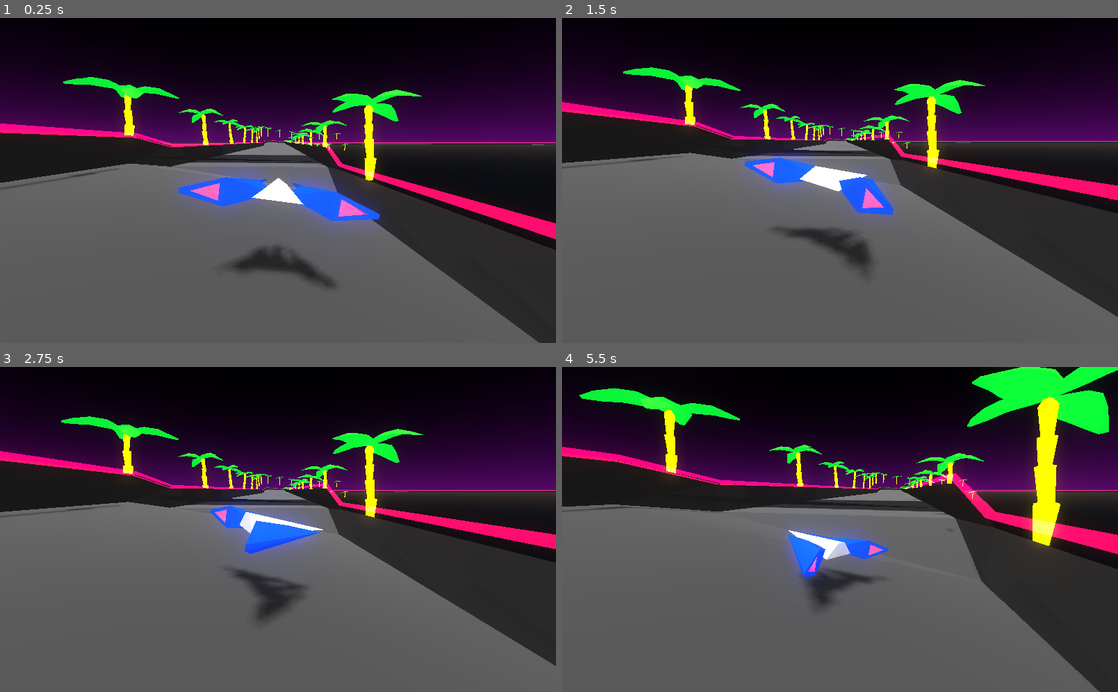
Above: before the commit, frames 1-4 (two rows, left to right).
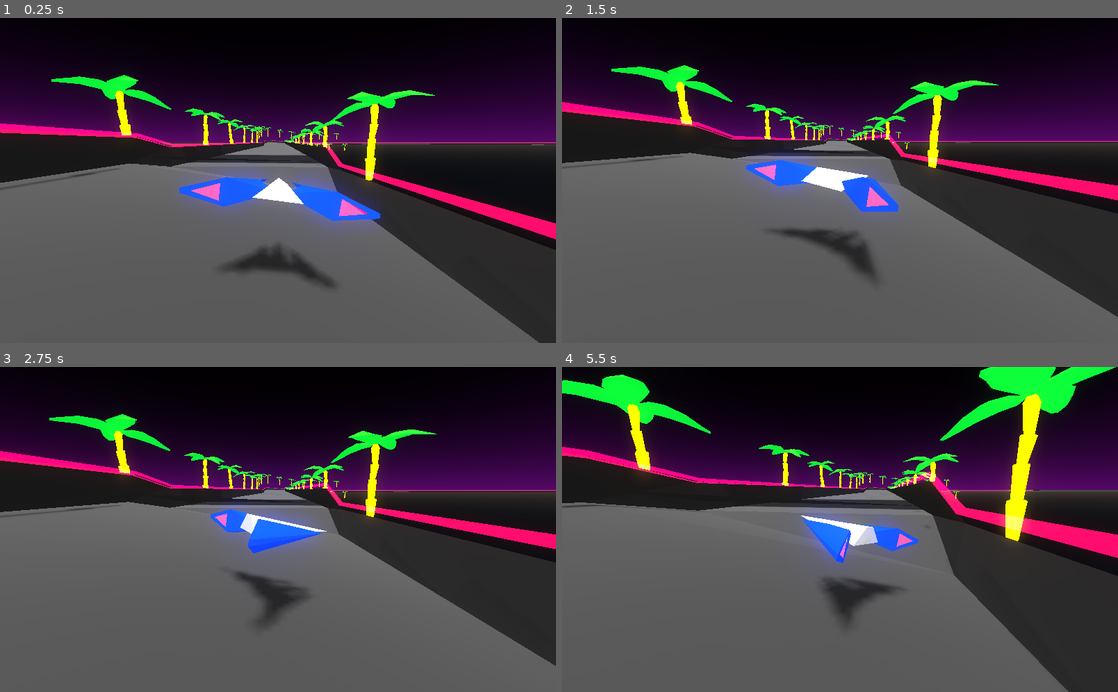
Above: after the commit, the same moments.

Repository: jkirsons/Racer-3.2.2
Game: Godot game, scene res://Track.tscn
The game is run twice, just before and just after one commit, with the same random seed, the same clock (stepped at 60 frames per second) and the same inputs.
Inputs:
- Up to frame 1 (0.25 s): no input
- Up to frame 2 (1.5 s): hold Right (ui_right) 0.53-1.28 s; hold Down (ui_down) from 1.28 s (still down)
- Up to frame 3 (2.75 s): release Down (ui_down) at 2.03 s; hold Right (ui_right) from 2.03 s (still down)
- Up to frame 4 (5.5 s): release Right (ui_right) at 2.78 s; hold Up (ui_up) 2.78-3.53 s; hold Left (ui_left) 3.53-5.03 s; hold Down (ui_down) from 5.03 s (still down)

The runs differ from the first frame. In frame 1, 2.1% of the frame differs, in the area x 9-79%, y 17-63%; in frame 2, 2.6%; in frame 3, 2.5%; in frame 4, 17%, in the area x 0-100%, y 0-100%.
Error before the commit: Invalid operands 'Basis' and 'Basis' in operator '+'. (res://scripts/Hover)

Commit message:
instability

Diff:
--- a/Track.tscn
+++ b/Track.tscn
@@ -182,6 +182,7 @@
 curve = SubResource( 8 )
 script = ExtResource( 4 )
 parent_path = NodePath("../../../../../Root/Track/MainPath")
+start_node = 0
 length = 24
 
 [node name="CSGPolygon" type="CSGPolygon" parent="Track/MainPath/Linked Paths/Rail"]
@@ -201,6 +202,7 @@
 curve = SubResource( 8 )
 script = ExtResource( 4 )
 parent_path = NodePath("../../../../../Root/Track/MainPath")
+start_node = 0
 length = 24
 
 [node name="CSGPolygon" type="CSGPolygon" parent="Track/MainPath/Linked Paths/Rail2"]
@@ -226,103 +228,109 @@
 
 [node name="Vehicle" parent="." instance=ExtResource( 8 )]
 transform = Transform( 1, 0, 0, 0, 1, 0, 0, 0, 1, 0, 2.12198, 0 )
+instability_period = 1.6
+offset_position_max = Vector3( 0.07, 0.06, 0 )
 
 [node name="Trees" type="Spatial" parent="."]
 script = ExtResource( 9 )
 parent_path = NodePath("../Track/MainPath")
 object_res = ExtResource( 10 )
+start_pos = 0.0
 copies = 14
 space_between = 0.01
 offset = Vector3( -8.222, -0.409, 0 )
 random_rotate = true
+align_to_path = false
+clamp_to_ground = false
 mirror_x = true
 
 [node name="Trees__0" parent="Trees" instance=ExtResource( 10 )]
-transform = Transform( 0.7675, 0, 0.641049, 0, 1, 0, -0.641049, 0, 0.7675, 6.25064, -0.920042, -12.687 )
+transform = Transform( -0.805939, 0, 0.591999, 0, 1, 0, -0.591999, 0, -0.805939, 6.25064, -0.920042, -12.687 )
 
 [node name="Trees__0_(Mirror)" parent="Trees" instance=ExtResource( 10 )]
-transform = Transform( 0.712535, 0, -0.701636, 0, 1, 0, 0.701636, 0, 0.712535, -10.1636, 0.021072, -12.9619 )
+transform = Transform( 0.621681, 0, 0.783271, 0, 1, 0, -0.783271, 0, 0.621681, -10.1636, 0.021072, -12.9619 )
 
 [node name="Trees__1" parent="Trees" instance=ExtResource( 10 )]
-transform = Transform( -0.290198, 0, 0.956967, 0, 1, 0, -0.956967, 0, -0.290198, 6.49018, -1.13845, -28.9377 )
+transform = Transform( -0.542034, 0, 0.840357, 0, 1, 0, -0.840357, 0, -0.542034, 6.49018, -1.13845, -28.9377 )
 
 [node name="Trees__1_(Mirror)" parent="Trees" instance=ExtResource( 10 )]
-transform = Transform( -0.809212, 0, 0.587517, 0, 1, 0, -0.587517, 0, -0.809212, -9.88147, 0.372862, -29.2074 )
+transform = Transform( 0.869115, 0, -0.49461, 0, 1, 0, 0.49461, 0, 0.869115, -9.88147, 0.372862, -29.2074 )
 
 [node name="Trees__2" parent="Trees" instance=ExtResource( 10 )]
-transform = Transform( 0.863403, 0, -0.504515, 0, 1, 0, 0.504515, 0, 0.863403, 6.74592, -1.21605, -45.3377 )
+transform = Transform( 0.691657, 0, -0.722226, 0, 1, 0, 0.722226, 0, 0.691657, 6.74592, -1.21605, -45.3377 )
 
 [node name="Trees__2_(Mirror)" parent="Trees" instance=ExtResource( 10 )]
-transform = Transform( 0.703917, 0, 0.710283, 0, 1, 0, -0.710283, 0, 0.703917, -9.59646, 0.58442, -45.607 )
+transform = Transform( 0.354503, 0, 0.935055, 0, 1, 0, -0.935055, 0, 0.354503, -9.59646, 0.58442, -45.607 )
 
 [node name="Trees__3" parent="Trees" instance=ExtResource( 10 )]
-transform = Transform( 0.942014, 0, 0.335573, 0, 1, 0, -0.335573, 0, 0.942014, 7.00335, -1.28108, -61.8647 )
+transform = Transform( -0.997658, 0, 0.0683938, 0, 1, 0, -0.0683938, 0, -0.997658, 7.00335, -1.28108, -61.8647 )
 
 [node name="Trees__3_(Mirror)" parent="Trees" instance=ExtResource( 10 )]
-transform = Transform( -0.428162, 0, -0.903702, 0, 1, 0, 0.903702, 0, -0.428162, -9.30768, 0.784518, -62.1314 )
+transform = Transform( -0.999997, 0, -0.00244507, 0, 1, 0, 0.00244507, 0, -0.999997, -9.30768, 0.784518, -62.1314 )
 
 [node name="Trees__4" parent="Trees" instance=ExtResource( 10 )]
-transform = Transform( -0.907751, 0, 0.419509, 0, 1, 0, -0.419509, 0, -0.907751, 7.25578, -1.3542, -78.3159 )
+transform = Transform( -0.874189, 0, 0.485586, 0, 1, 0, -0.485586, 0, -0.874189, 7.25578, -1.3542, -78.3159 )
 
 [node name="Trees__4_(Mirror)" parent="Trees" instance=ExtResource( 10 )]
-transform = Transform( -0.97303, 0, -0.230678, 0, 1, 0, 0.230678, 0, -0.97303, -9.01721, 0.992435, -78.5827 )
+transform = Transform( 0.202678, 0, -0.979245, 0, 1, 0, 0.979245, 0, 0.202678, -9.01721, 0.992435, -78.5827 )
 
 [node name="Trees__5" parent="Trees" instance=ExtResource( 10 )]
-transform = Transform( -0.250176, 0, 0.9682, 0, 1, 0, -0.9682, 0, -0.250176, 7.48932, -1.48809, -94.5693 )
+transform = Transform( -0.622615, 0, 0.782528, 0, 1, 0, -0.782528, 0, -0.622615, 7.48932, -1.48809, -94.5693 )
 
 [node name="Trees__5_(Mirror)" parent="Trees" instance=ExtResource( 10 )]
-transform = Transform( -0.758968, 0, 0.651128, 0, 1, 0, -0.651128, 0, -0.758968, -8.72062, 1.26076, -94.8333 )
+transform = Transform( 0.826392, 0, -0.563095, 0, 1, 0, 0.563095, 0, 0.826392, -8.72062, 1.26076, -94.8333 )
 
 [node name="Trees__6" parent="Trees" instance=ExtResource( 10 )]
-transform = Transform( -0.0255274, 0, 0.999674, 0, 1, 0, -0.999674, 0, -0.0255274, 6.17971, -2.57536, -111.36 )
+transform = Transform( 0.818696, 0, 0.574227, 0, 1, 0, -0.574227, 0, 0.818696, 6.17971, -2.57536, -111.36 )
 
 [node name="Trees__6_(Mirror)" parent="Trees" instance=ExtResource( 10 )]
-transform = Transform( -0.514559, 0, 0.857455, 0, 1, 0, -0.857455, 0, -0.514559, -9.10168, 3.34841, -110.503 )
+transform = Transform( 0.999449, 0, -0.0332011, 0, 1, 0, 0.0332011, 0, 0.999449, -9.10168, 3.34841, -110.503 )
 
 [node name="Trees__7" parent="Trees" instance=ExtResource( 10 )]
-transform = Transform( -0.0717975, 0, -0.997419, 0, 1, 0, 0.997419, 0, -0.0717975, 5.44901, -2.91988, -127.193 )
+transform = Transform( -0.606729, 0, -0.794909, 0, 1, 0, 0.794909, 0, -0.606729, 5.44901, -2.91988, -127.193 )
 
 [node name="Trees__7_(Mirror)" parent="Trees" instance=ExtResource( 10 )]
-transform = Transform( -0.623907, 0, 0.781499, 0, 1, 0, -0.781499, 0, -0.623907, -9.04664, 4.79117, -127.161 )
+transform = Transform( -0.833221, 0, 0.55294, 0, 1, 0, -0.55294, 0, -0.833221, -9.04664, 4.79117, -127.161 )
 
 [node name="Trees__8" parent="Trees" instance=ExtResource( 10 )]
-transform = Transform( 0.486521, 0, 0.873669, 0, 1, 0, -0.873669, 0, 0.486521, 6.97319, -3.07131, -141.094 )
+transform = Transform( -0.955133, 0, 0.296176, 0, 1, 0, -0.296176, 0, -0.955133, 6.97319, -3.07131, -141.094 )
 
 [node name="Trees__8_(Mirror)" parent="Trees" instance=ExtResource( 10 )]
-transform = Transform( 0.673149, 0, -0.739507, 0, 1, 0, 0.739507, 0, 0.673149, -6.31311, 5.47269, -145.639 )
+transform = Transform( -0.8005, 0, 0.599333, 0, 1, 0, -0.599333, 0, -0.8005, -6.31311, 5.47269, -145.639 )
 
 [node name="Trees__9" parent="Trees" instance=ExtResource( 10 )]
-transform = Transform( 0.0588857, 0, 0.998265, 0, 1, 0, -0.998265, 0, 0.0588857, 13.1277, -3.64675, -154.521 )
+transform = Transform( 0.943375, 0, 0.331729, 0, 1, 0, -0.331729, 0, 0.943375, 13.1277, -3.64675, -154.521 )
 
 [node name="Trees__9_(Mirror)" parent="Trees" instance=ExtResource( 10 )]
-transform = Transform( -0.998155, 0, -0.0607192, 0, 1, 0, 0.0607192, 0, -0.998155, 1.19987, 5.04498, -161.687 )
+transform = Transform( 0.753697, 0, 0.657222, 0, 1, 0, -0.657222, 0, 0.753697, 1.19987, 5.04498, -161.687 )
 
 [node name="Trees__10" parent="Trees" instance=ExtResource( 10 )]
-transform = Transform( 0.704885, 0, 0.709322, 0, 1, 0, -0.709322, 0, 0.704885, 21.4176, -4.34321, -167.698 )
+transform = Transform( 0.997995, 0, -0.0632967, 0, 1, 0, 0.0632967, 0, 0.997995, 21.4176, -4.34321, -167.698 )
 
 [node name="Trees__10_(Mirror)" parent="Trees" instance=ExtResource( 10 )]
-transform = Transform( 0.580862, 0, -0.814002, 0, 1, 0, 0.814002, 0, 0.580862, 10.1772, 4.46391, -175.785 )
+transform = Transform( 0.998369, 0, -0.0570981, 0, 1, 0, 0.0570981, 0, 0.998369, 10.1772, 4.46391, -175.785 )
 
 [node name="Trees__11" parent="Trees" instance=ExtResource( 10 )]
-transform = Transform( 0.727738, 0, 0.685856, 0, 1, 0, -0.685856, 0, 0.727738, 30.8226, -4.79092, -180.565 )
+transform = Transform( -0.402823, 0, 0.915278, 0, 1, 0, -0.915278, 0, -0.402823, 30.8226, -4.79092, -180.565 )
 
 [node name="Trees__11_(Mirror)" parent="Trees" instance=ExtResource( 10 )]
-transform = Transform( 0.115505, 0, 0.993307, 0, 1, 0, -0.993307, 0, 0.115505, 19.9277, 4.11412, -189.073 )
+transform = Transform( -0.920856, 0, -0.389903, 0, 1, 0, 0.389903, 0, -0.920856, 19.9277, 4.11412, -189.073 )
 
 [node name="Trees__12" parent="Trees" instance=ExtResource( 10 )]
-transform = Transform( -0.46422, 0, -0.88572, 0, 1, 0, 0.88572, 0, -0.46422, 41.395, -4.8606, -188.106 )
+transform = Transform( -0.973351, 0, -0.229319, 0, 1, 0, 0.229319, 0, -0.973351, 41.395, -4.8606, -188.106 )
 
 [node name="Trees__12_(Mirror)" parent="Trees" instance=ExtResource( 10 )]
-transform = Transform( 0.763823, 0, 0.645425, 0, 1, 0, -0.645425, 0, 0.763823, 35.7217, 4.17685, -200.618 )
+transform = Transform( 0.198361, 0, 0.980129, 0, 1, 0, -0.980129, 0, 0.198361, 35.7217, 4.17685, -200.618 )
 
 [node name="Trees__13" parent="Trees" instance=ExtResource( 10 )]
-transform = Transform( -0.998778, 0, 0.0494125, 0, 1, 0, -0.0494125, 0, -0.998778, 55.9355, -4.90863, -193.469 )
+transform = Transform( -0.51618, 0, 0.85648, 0, 1, 0, -0.85648, 0, -0.51618, 55.9355, -4.90863, -193.469 )
 
 [node name="Trees__13_(Mirror)" parent="Trees" instance=ExtResource( 10 )]
-transform = Transform( -0.976853, 0, 0.213913, 0, 1, 0, -0.213913, 0, -0.976853, 52.0514, 4.2282, -206.578 )
+transform = Transform( 0.915307, 0, 0.402758, 0, 1, 0, -0.402758, 0, 0.915307, 52.0514, 4.2282, -206.578 )
 
 [node name="Area" parent="." instance=ExtResource( 12 )]
 transform = Transform( 0.00408046, -0.165991, 0.985988, 0.0116572, 0.986061, -0.166802, 0.944556, -0.0114523, -0.00220087, 70.3605, 17.4034, 0.45687 )
+speed = 100
 start_pos = 0.443
 offset = Vector3( 1.68, 0.58, 0 )
 
@@ -333,7 +341,11 @@
 start_pos = 0.882
 copies = 12
 space_between = 0.007
+offset = Vector3( 0, 0, 0 )
+random_rotate = false
 align_to_path = true
+clamp_to_ground = false
+mirror_x = false
 
 [node name="Rings__0" parent="Rings" instance=ExtResource( 11 )]
 transform = Transform( -0.58927, -0.770768, -0.242233, -0.793434, 0.608622, -0.0064393, -0.152392, -0.188402, 0.970197, 3.42887, 0.59206, 184.014 )
--- a/Vehicle.tscn
+++ b/Vehicle.tscn
@@ -1,7 +1,6 @@
-[gd_scene load_steps=16 format=2]
+[gd_scene load_steps=15 format=2]
 
 [ext_resource path="res://scripts/VehicleKinematicBody.gd" type="Script" id=1]
-[ext_resource path="res://scripts/Hover Movement.gd" type="Script" id=2]
 [ext_resource path="res://scripts/Trail3D.gd" type="Script" id=3]
 [ext_resource path="res://materials/pink.tres" type="Material" id=4]
 [ext_resource path="res://models/ship2.obj" type="ArrayMesh" id=5]
@@ -53,7 +52,6 @@
 
 [node name="CollisionShape" type="CollisionShape" parent="."]
 shape = SubResource( 1 )
-script = ExtResource( 2 )
 
 [node name="Tween" type="Tween" parent="CollisionShape"]
 
--- a/scripts/Hover Movement.gd
+++ b/scripts/Hover Movement.gd
@@ -29,4 +29,4 @@
 		tween.start()
 
 	var up = node.translation.direction_to(Vector3.UP * 3)
-	node.transform.basis = node.transform.basis + Basis(up.cross(Vector3.BACK), up, Vector3.BACK).orthonormalized()
+	#node.transform.basis = node.transform.basis + Basis(up.cross(Vector3.BACK), up, Vector3.BACK).orthonormalized()
--- a/scripts/VehicleKinematicBody.gd
+++ b/scripts/VehicleKinematicBody.gd
@@ -25,6 +25,14 @@
 
 export var collision_speed_decrease = 10
 export var max_trail_length = 2.5
+
+# Vehicle instability
+export var instability_period : float = 1.8
+export var offset_position_max : Vector3 = Vector3(0.05, 0.03, 0.0)
+
+var offset_position : Vector3
+onready var timer_value : float = -1
+onready var instability_node = get_node("CollisionShape")
 
 onready var aabb = get_node("CollisionShape/ship").get_aabb()
 onready var initial_pos = get_node("CollisionShape/ship").global_transform.origin
@@ -77,10 +85,12 @@
 		delta * roll_speed)
 
 	# ship model - roll & yaw
+	vehicle_instability(delta)
 	var ship_speed_precent = speed / max_speed
 	ship_model.transform.basis = ship_model.transform.basis.orthonormalized().slerp(
-		initial_basis.rotated(initial_basis.z, -steering * steering_roll * ship_speed_precent).rotated(initial_basis.y,-steering * steering_yaw * ship_speed_precent),
-		delta * roll_speed)
+		initial_basis.rotated(initial_basis.z, -steering * steering_roll * ship_speed_precent) \
+		.rotated(initial_basis.y, -steering * steering_yaw * ship_speed_precent), delta * roll_speed) \
+		.rotated(initial_basis.z, sign(instability_node.translation.x) * Vector3.UP.angle_to(instability_node.translation + Vector3.UP * 10))
 
 	# Yaw
 	# - Project forward vector onto ground normal plane
@@ -109,7 +119,18 @@
 			speed -= collision_speed_decrease * abs(y_rotation_angle)
 			#print("Collision: " + str(collision_speed_decrease * abs(y_rotation_angle)))
 
+func vehicle_instability(delta):
+	if timer_value > 0:
+		timer_value -= delta
+	else:
+		offset_position = Vector3((randf()*2-1) * offset_position_max.x, (randf()*2-1) * offset_position_max.y, (randf()*2-1) * offset_position_max.z)
+		var dist = (instability_node.translation - offset_position).length()
+		timer_value = max(dist / offset_position_max.length(), 0.6) * instability_period
 
+		var tween = $CollisionShape/Tween
+		tween.interpolate_property(instability_node, "translation",
+				instability_node.translation, offset_position, timer_value, Tween.TRANS_SINE, Tween.EASE_IN_OUT)
+		tween.start()
 
 func process_input(delta):
 		# speed
